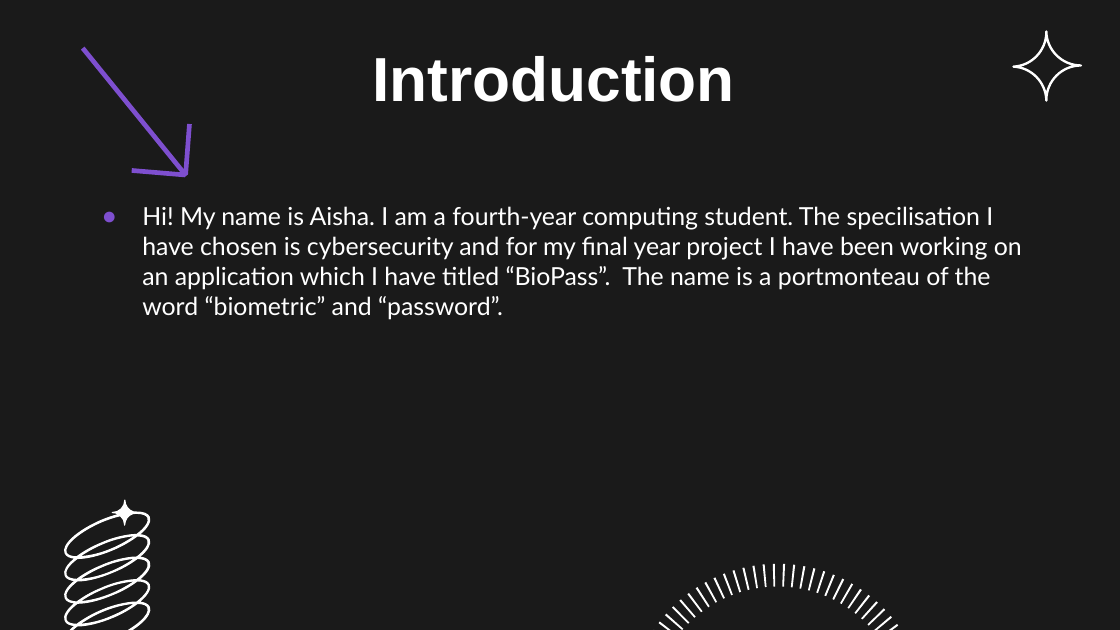
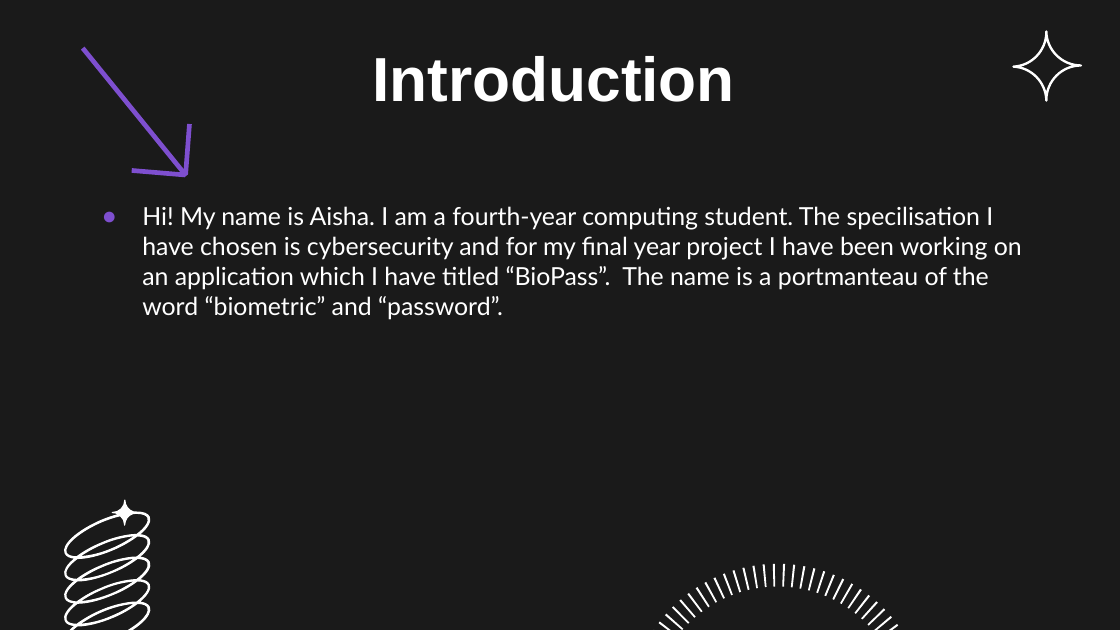
Before and after one commit to AishaNtl/FYPMidPoint, a slide deck: slide 3 of BioPassMidPointPres.pptx. Drawn at 1120x630 pixels with LibreOffice and Linux fonts; fonts in the diff are those of the drawing; background and template pictures are left out. Boxes give left, top, right and bottom in pixels: in the first picture for what was removed or moved away, otherwise in the second. Text is boxed around its words. In the diff, an @@ line names an element or a change of style, - is before the commit and + after.

```diff
--- a/BioPassMidPointPres.pptx
+++ b/BioPassMidPointPres.pptx
@@ text at box(142, 206, 1022, 320): text changed @@
-● Hi! My name is Aisha. I am a fourth-year computing student. The specilisation I have chosen is cybersecurity and for my final year project I have been working on an application which I have titled “BioPass”. The name is a portmonteau of the word “biometric” and “password”.
+● Hi! My name is Aisha. I am a fourth-year computing student. The specilisation I have chosen is cybersecurity and for my final year project I have been working on an application which I have titled “BioPass”. The name is a portmanteau of the word “biometric” and “password”.
```
Also in this commit, not shown: 1 other slide changed, 1 other file.
